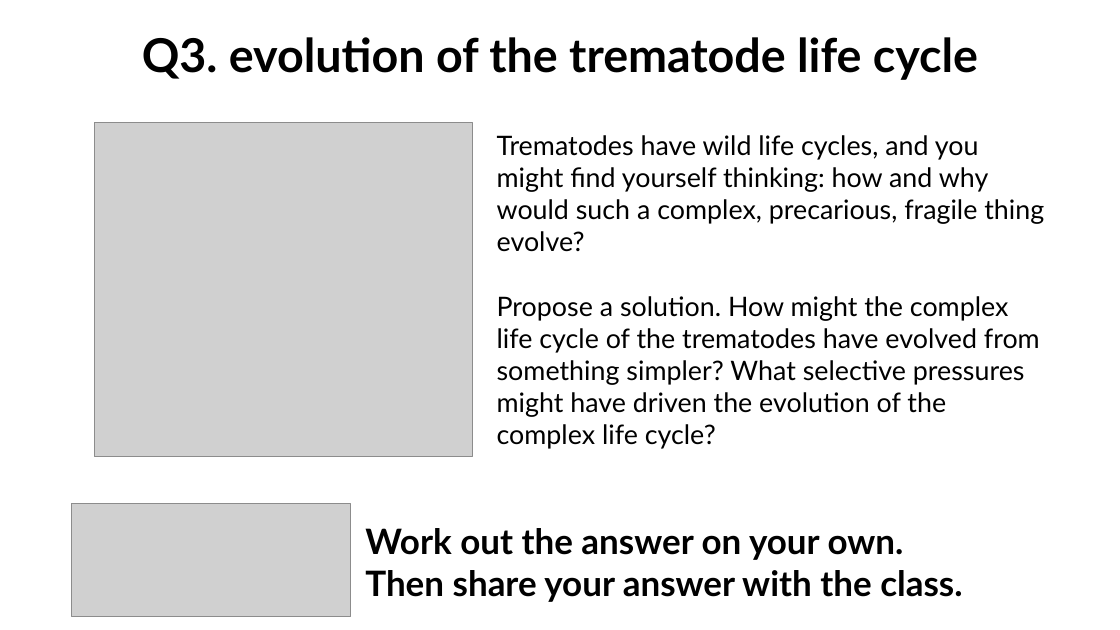
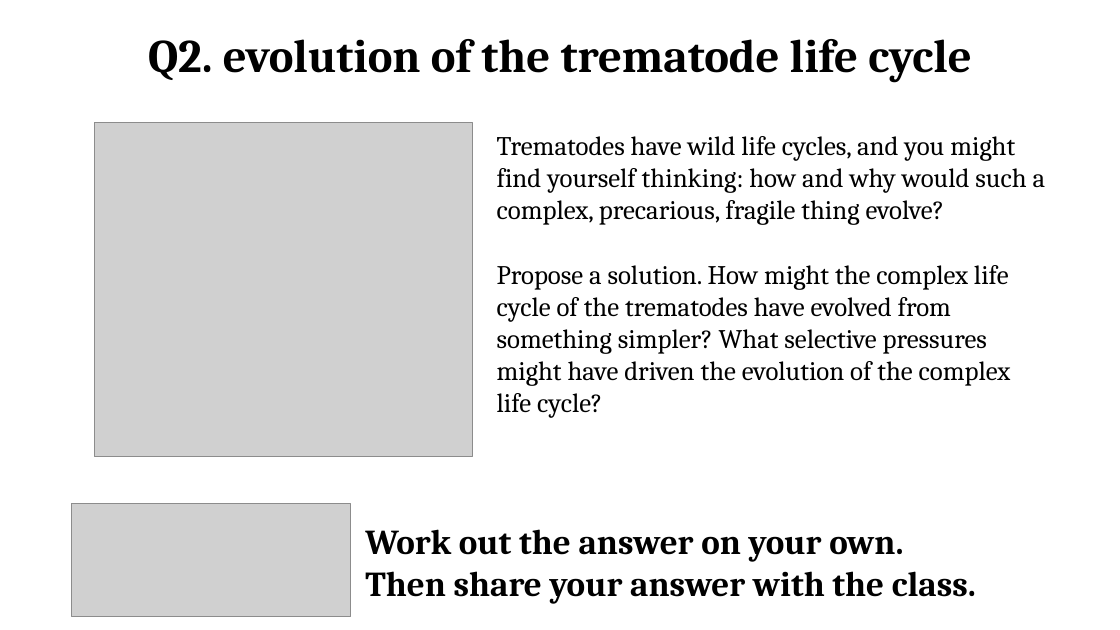
Before and after one commit to wood-lab/fish_406, a slide deck: slide 13 of docs/lectures/in-class_activities/class_2.pptx. Drawn at 1120x630 pixels with LibreOffice and Linux fonts; fonts in the diff are those of the drawing; grey boxes stand for pictures. Boxes give left, top, right and bottom in pixels: in the first picture for what was removed or moved away, otherwise in the second. Text is boxed around its words. In the diff, an @@ line names an element or a change of style, - is before the commit and + after.

Commit message:
updating class_2.ppt

```diff
--- a/docs/lectures/in-class_activities/class_2.pptx
+++ b/docs/lectures/in-class_activities/class_2.pptx
@@ text at <box>148,39,971,82</box>: text changed; font Lato to Cambria @@
-Q3. evolution of the trematode life cycle
+Q2. evolution of the trematode life cycle
@@ text "Trematodes have wild life cycles, ..." at <box>497,136,1046,418</box>: font Lato to Cambria @@
@@ text "Work out the answer on ..." at <box>365,529,976,604</box>: font Lato to Cambria @@
```
Also in this commit, not shown: 6 other slides changed, 1 slide added, 1 slide removed, 9 other files.
